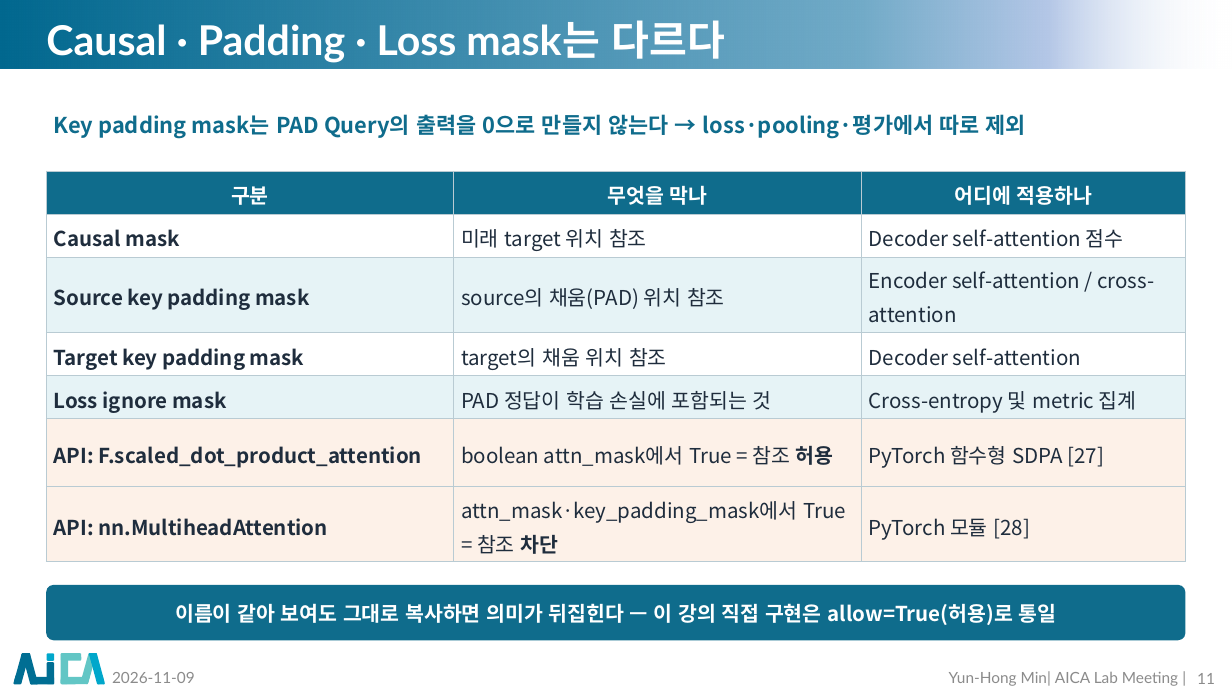
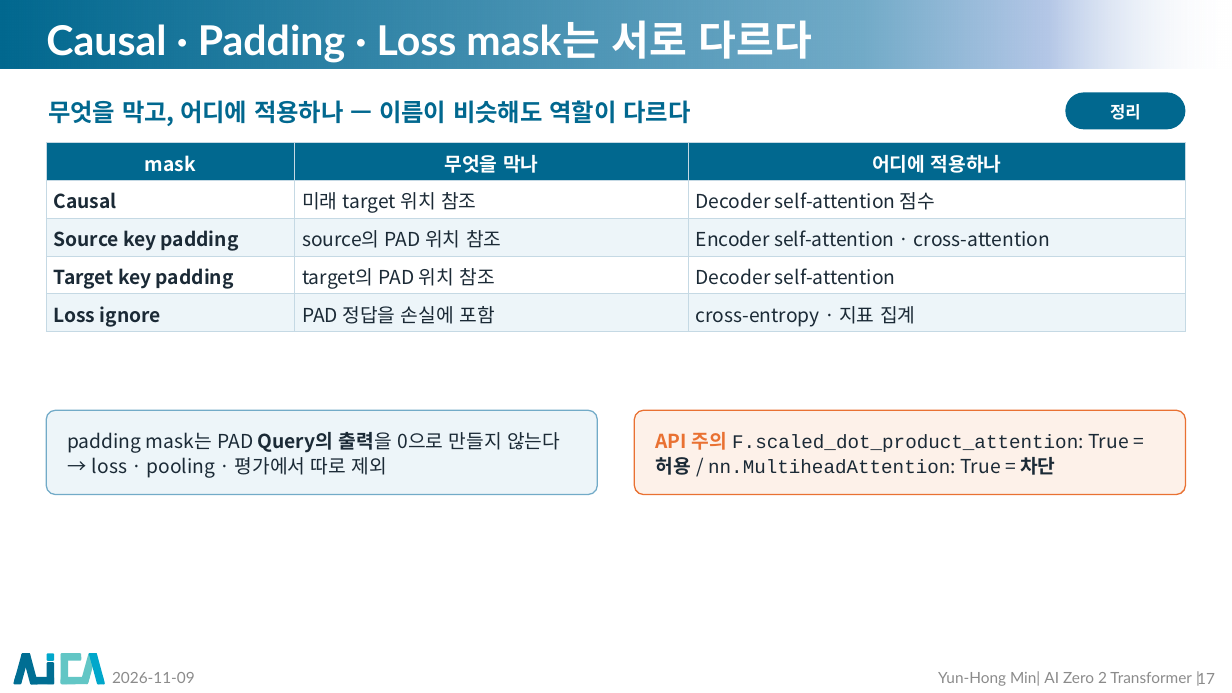
Before and after one commit to myunhh/AI-Zero-2-Transformers, a slide deck: slide 17 of lectures/week06_transformer_complete.pptx (slide 11 before the commit). Drawn at 1232x693 pixels with LibreOffice and Linux fonts; fonts in the diff are those of the drawing; background and template pictures are left out. Boxes give left, top, right and bottom in pixels: in the first picture for what was removed or moved away, otherwise in the second. Text is boxed around its words. In the diff, an @@ line names an element or a change of style, - is before the commit and + after.

```diff
--- a/lectures/week06_transformer_complete.pptx
+++ b/lectures/week06_transformer_complete.pptx
@@ title at (46, 20, 812, 63): text changed @@
-Causal · Padding · Loss mask는 다르다
+Causal · Padding · Loss mask는 서로 다르다
@@ text at (48, 100, 690, 126): text changed; size 17 to 19 pt; text colour #0F6C8C to #01688F @@
-Key padding mask는 PAD Query의 출력을 0으로 만들지 않는다 → loss·pooling·평가에서 따로 제외
+무엇을 막고, 어디에 적용하나 — 이름이 비슷해도 역할이 다르다
@@ rounded rectangle added at (1066, 92, 1186, 129), fill #01688F, 13 pt, text #FFFFFF, bold @@
+정리
@@ table at (46, 142, 1186, 332) @@
-row 1: 구분 | 무엇을 막나 | 어디에 적용하나
-row 2: Causal mask | 미래 target 위치 참조 | Decoder self-attention 점수
-row 3: Source key padding mask | source의 채움(PAD) 위치 참조 | Encoder self-attention / cross-attention
-row 4: Target key padding mask | target의 채움 위치 참조 | Decoder self-attention
-row 5: Loss ignore mask | PAD 정답이 학습 손실에 포함되는 것 | Cross-entropy 및 metric 집계
-row 6: API: F.scaled_dot_product_attention | boolean attn_mask에서 True = 참조 허용 | PyTorch 함수형 SDPA [27]
-row 7: API: nn.MultiheadAttention | attn_mask·key_padding_mask에서 True = 참조 차단 | PyTorch 모듈 [28]
+row 1: mask | 무엇을 막나 | 어디에 적용하나
+row 2: Causal | 미래 target 위치 참조 | Decoder self-attention 점수
+row 3: Source key padding | source의 PAD 위치 참조 | Encoder self-attention · cross-attention
+row 4: Target key padding | target의 PAD 위치 참조 | Decoder self-attention
+row 5: Loss ignore | PAD 정답을 손실에 포함 | cross-entropy · 지표 집계
@@ table: place and size @@
-table at (46, 171, 1186, 558)
+table at (46, 142, 1186, 332)
@@ rounded rectangle added at (46, 410, 597, 494), fill #EDF5F9, outline #72ABC8 1 pt, 15 pt, text #1B2A36 @@
+padding mask는 PAD Query의 출력을 0으로 만들지 않는다 → loss · pooling · 평가에서 따로 제외
@@ rounded rectangle added at (635, 410, 1186, 494), fill #FDF1E9, outline #E97132 1 pt, 15 pt, text #1B2A36 @@
+API 주의 F.scaled_dot_product_attention: True = 허용 / nn.MultiheadAttention: True = 차단
@@ rounded rectangle removed at (46, 585, 1186, 640) @@
-이름이 같아 보여도 그대로 복사하면 의미가 뒤집힌다 — 이 강의 직접 구현은 allow=True(허용)로 통일
@@ text at (938, 671, 1192, 686): text changed @@
-Yun-Hong Min| AICA Lab Meeting |
+Yun-Hong Min| AI Zero 2 Transformer |
@@ page number at (1197, 671, 1215, 686): text changed @@
-11
+17
```
Also in this commit, not shown: 17 other slides changed, 34 slides added, 25 slides removed, 21 other files.
